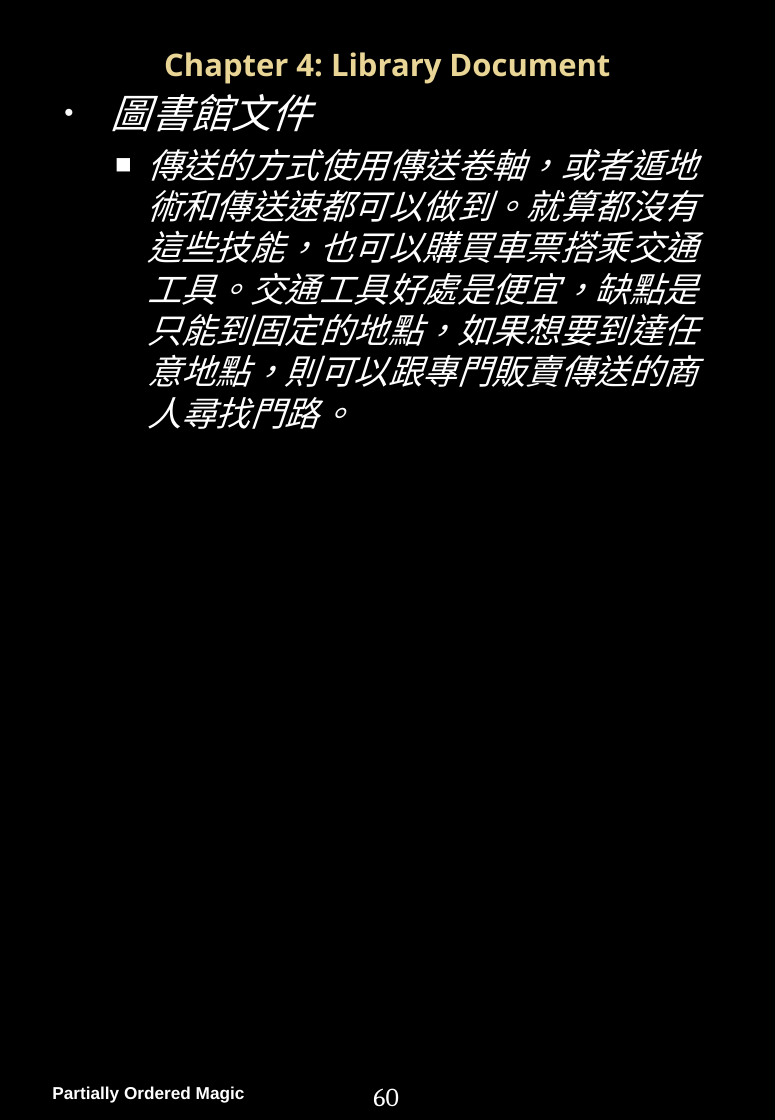
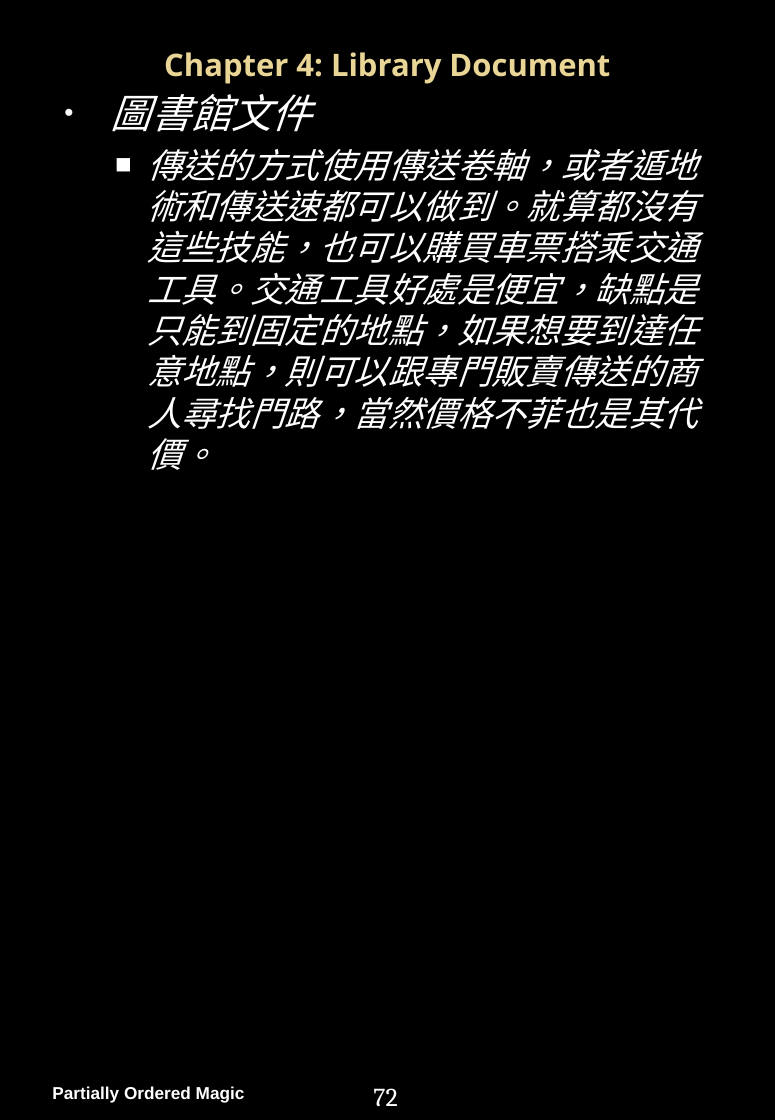
Before and after one commit to PartiallyOrderedMagic/PartiallyOrderedMagic.github.io, a slide deck: slide 72 of MyGame/Partially Ordered Magic Handbook.pptx (slide 61 before the commit). Drawn at 775x1120 pixels with LibreOffice and Linux fonts; fonts in the diff are those of the drawing; background and template pictures are left out. Boxes give left, top, right and bottom in pixels: in the first picture for what was removed or moved away, otherwise in the second. Text is boxed around its words. In the diff, an @@ line names an element or a change of style, - is before the commit and + after.

```diff
--- a/MyGame/Partially Ordered Magic Handbook.pptx
+++ b/MyGame/Partially Ordered Magic Handbook.pptx
@@ text at [147,149,698,470]: text changed @@
-  ■ 傳送的方式使用傳送卷軸，或者遁地術和傳送速都可以做到。就算都沒有這些技能，也可以購買車票搭乘交通工具。交通工具好處是便宜，缺點是只能到固定的地點，如果想要到達任意地點，則可以跟專門販賣傳送的商人尋找門路。
+  ■ 傳送的方式使用傳送卷軸，或者遁地術和傳送速都可以做到。就算都沒有這些技能，也可以購買車票搭乘交通工具。交通工具好處是便宜，缺點是只能到固定的地點，如果想要到達任意地點，則可以跟專門販賣傳送的商人尋找門路，當然價格不菲也是其代價。
@@ page number at [373,1088,397,1106]: text changed @@
-60
+72
```
Also in this commit, not shown: 30 other slides changed, 55 slides added, 5 slides removed, 4 other files.
